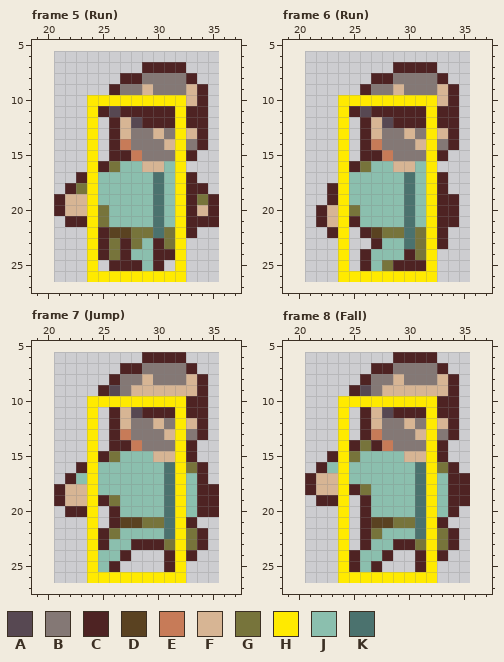
Two versions of one pixel-art file, resources/art/raw/character_animations/main_character.aseprite. That is the earlier state.
15x21 pixels, 17 frames. Colours within 5 levels of each other are drawn and written as one. Shown: frame 5 (Run): x 19..37, y 5..27; frame 6 (Run): x 19..37, y 5..27; frame 7 (Jump): x 19..37, y 5..27; frame 8 (Fall): x 19..37, y 5..27. The old version is drawn lined up with the new one, on the new canvas. The commit also changed other frames, which this record leaves out.
Visible layers, top first: "Layer 2", "Layer 1".
Palette (. is transparent): A #574852  B #847875  C #4e2323  D #5a4221  E #c77b58  F #d7b594  G #77743b  H #ffea00  J #8bbfae  K #4b726e
Pixels before, frame 5 (Run), first column x 21:
 7 ........CCCC...
 8 ......CCBBBBC..
 9 .....CBBFBBBFC.
10 ...HHHHHHHHHFC.
11 ...HCACCCCCHCC.
12 ...H.CFACCCHCC.
13 ...H.CFBBFBHFC.
14 ...H.CEBBBFHBC.
15 ...H.CCEBBBHC..
16 ...HCGJJFFJH...
17 ..CHJJJJJKJHC..
18 .CGHJJJJJKJHCC.
19 CFFHJJJJJKJHCGC
20 CFFHGJJJJKJHCFC
21 .CCHGJJJJKJHCCC
22 ...HCDDGGKGHC..
23 ...HCGCGJCGH...
24 ...HCGCJJCCH...
25 ...H.CCCJC.H...
26 ...HHHHHHHHH...
Pixels before, frame 6 (Run), first column x 22:
 7 .......CCCC..
 8 .....CCBBBBC.
 9 ....CBBFBBBFC
10 ..HHHHHHHHHFC
11 ..HCACCCCCHCC
12 ..H.CFACCCHCC
13 ..H.CFBBFBHFC
14 ..H.CEBBBFHBC
15 ..H.CCEBBBHC.
16 ..HCGJJFFJH..
17 ..HJJJJJKJHC.
18 .CHJJJJJKJHC.
19 .CHJJJJJKJHCC
20 CFHGJJJJKJHCC
21 CFHCJJJJKJHCC
22 .CH.CDGGKGHC.
23 ..H..CJJKGHC.
24 ..H.CJJJCGH..
25 ..H.CJGCCCH..
26 ..HHHHHHHHH..
Pixels before, frame 7 (Jump), first column x 21:
 6 ........CCCC...
 7 ......CCBBBBC..
 8 .....CBBFBBBFC.
 9 ....CABFFFFFFC.
10 ...HHHHHHHHHCC.
11 ...H.CFACCCHCC.
12 ...H.CFBBFBHFC.
13 ...H.CEBBBFHBC.
14 ...H.CCEBBBHC..
15 ...HCGJJJFFHC..
16 ..CHJJJJJJKHGC.
17 .CJHJJJJJJKHJC.
18 CFFHJJJJJJKHJCC
19 CFFHCGJJJJKHJCC
20 .CCH.CJJJJKHJCC
21 ...H.CDDGGKHC..
22 ...HCGJJJJKHGC.
23 ...HCJJCCCGHGC.
24 ...HJJC...CHC..
25 ...HJC....CH...
26 ...HHHHHHHHH...
Pixels before, frame 8 (Fall), first column x 21:
 6 ........CCCC...
 7 ......CCBBBBC..
 8 .....CBBFBBBFC.
 9 ....CABFFFFFFC.
10 ...HHHHHHHHHCC.
11 ...H.CFACCCHCC.
12 ...H.CFBBFBHFC.
13 ...H.CEBBBFHBC.
14 ...HCGCEBBBHC..
15 ..CHGJJJJFFHC..
16 .CJHJJJJJJKHGC.
17 CFFHJJJJJJKHJCC
18 CFFHCGJJJJKHJCC
19 .CCH.CJJJJKHJCC
20 ...H.CJJJJKHJC.
21 ...H.CDDGGKHC..
22 ...H.CGJJJKHGC.
23 ...H.CJJCCGHGC.
24 ...HCJJC..CHC..
25 ...HCJC...CH...
26 ...HHHHHHHHH...
After the commit:
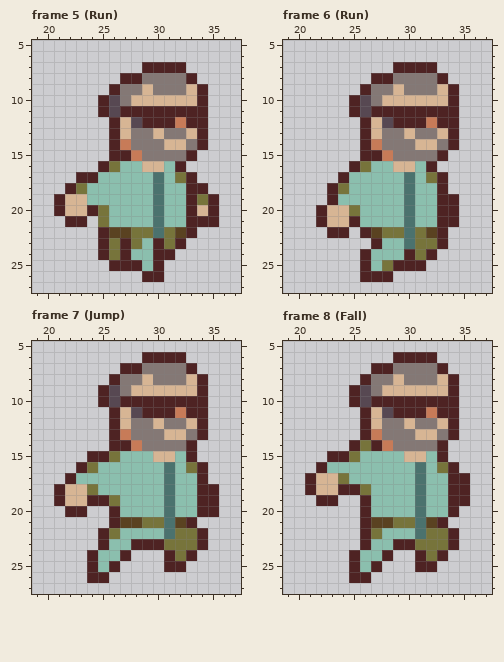
The commit says: basic attack animation, create big sprite with padding for character flipping
Change:
canvas 15x21 -> 60x36, the old top-left corner now at 21,6
Changed rows in their new state; - is an unchanged pixel.
Frame 5 (Run):
first column x 24:
10 .CABFFFFF
11 .-------C
12 .-------E
13 .-------B
14 .-------F
15 .-------B
16 .-------C
17 C-------G
18 J-------J
19 J-------J
20 C-------J
21 .-------J
22 .-------D
23 .-------C
24 .-------.
25 .-------.
26 .....CC..
Frame 6 (Run):
first column x 24:
10 .CABFFFFF
11 .-------C
12 .-------E
13 .-------B
14 .-------F
15 .-------B
16 .-------C
17 C-------G
18 G-------J
19 J-------J
20 F-------J
21 F-------J
22 C-------D
23 .-------G
24 .-------C
25 .-------.
26 ..CCC....
Frame 7 (Jump):
first column x 24:
10 .CACCCCCC
11 .-------E
12 .-------B
13 .-------F
14 .-------B
15 C-------J
16 G-------J
17 J-------J
18 G-------J
19 C-------J
20 .-------J
21 .-------D
22 .-------G
23 .-------G
24 C-------G
25 C-------C
26 CC.......
Frame 8 (Fall):
first column x 24:
10 .CACCCCCC
11 .-------E
12 .-------B
13 .-------F
14 .-------B
15 C-------J
16 J-------J
17 G-------J
18 C-------J
19 .-------J
20 .-------J
21 .-------D
22 .-------G
23 .-------G
24 .-------G
25 .-------C
26 .CC......
Boxes around the changes in both pictures, in picture pixels (x1, y1, x2, y2):
changed: (87, 95, 186, 282)
changed: (338, 95, 437, 282)
changed: (87, 396, 186, 583)
changed: (338, 396, 437, 583)
